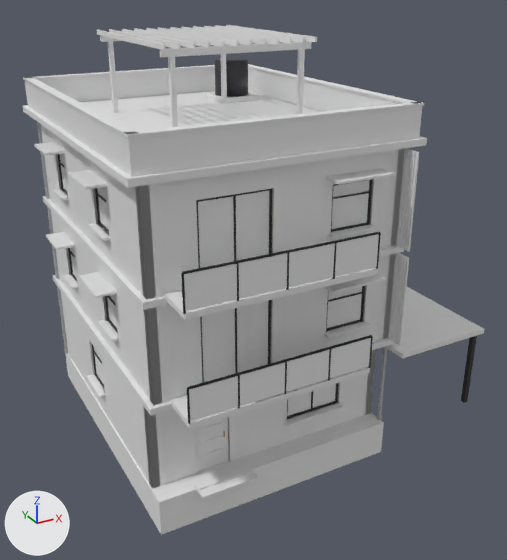
An edit to the glTF model godot/assets/buildings/city_house_8x10_3.glb, drawn before and after from the same camera.
Camera for both pictures: a 50 mm lens placed at (-9.35, -20.3, 13.93), pointed at (1.31, -0.91, 4.24). Lighting does not change. The marker at lower left points along +X, +Y and +Z. The first picture is the older version. Vertices at exactly the same position are counted once.

In view in the first picture: 'city_house_8x10_3'.
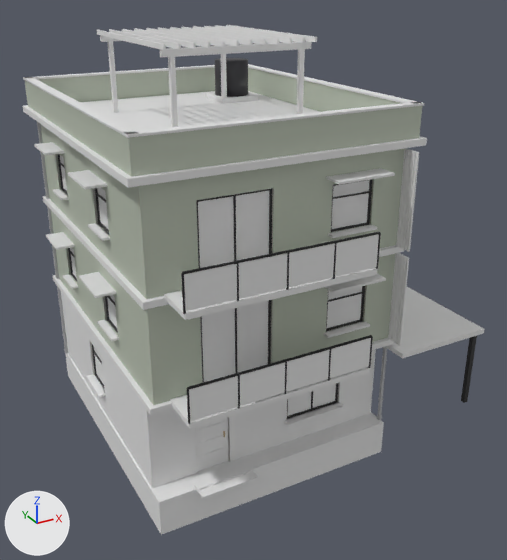
Location of each change, (x1, y1, x2, y2) in pixels of the pictures (507 x 560 px; the box of a moved part takes in the faces that stretch with it):
part 1 of me_cube, moved or reshaped: before (41, 125, 162, 488); after (41, 125, 150, 482)
part 2 of me_cube, moved or reshaped (not visible afterwards): before (365, 149, 405, 415)
part 3 of me_cube, recoloured (white to light grey): (25, 68, 422, 405) in both

Edits to the bpy script that builds the scene:
```text
Change me_cube:
    where me_cube.from_pydata(...)  # 3488 vertices, 6052 faces; spans x -4.61..7.5, y -6.3..5.61, z -1.2..12.24
    used by ob_city_house_8x10_3; location = (0.0, 0.0, 0.0)
    me_cube part 1
    12 vertices are removed from x -3.75, y -5.0..5.0, z 0.0..9.45
    60 faces are deleted
    12 new vertices lie (0.25, 0.0, 0.0) away from vertices in x -4.0, y -4.75..4.75, z 0.0..9.45
    60 new faces join them, mat_kit
    me_cube part 2
    12 vertices are removed from x 3.75, y -5.0..5.0, z 0.0..9.45
    60 faces are deleted
    12 new vertices lie (-0.25, 0.0, 0.0) away from vertices in x 4.0, y -4.75..4.75, z 0.0..9.45
    60 new faces join them, mat_kit
    me_cube part 3: 712 kept faces spanning x -4.25..4.25, y -5.25..5.25, z 0.5..10.55 get new vertex colours; the middle colour goes from white #ffffff to light grey #ced7c5
```
